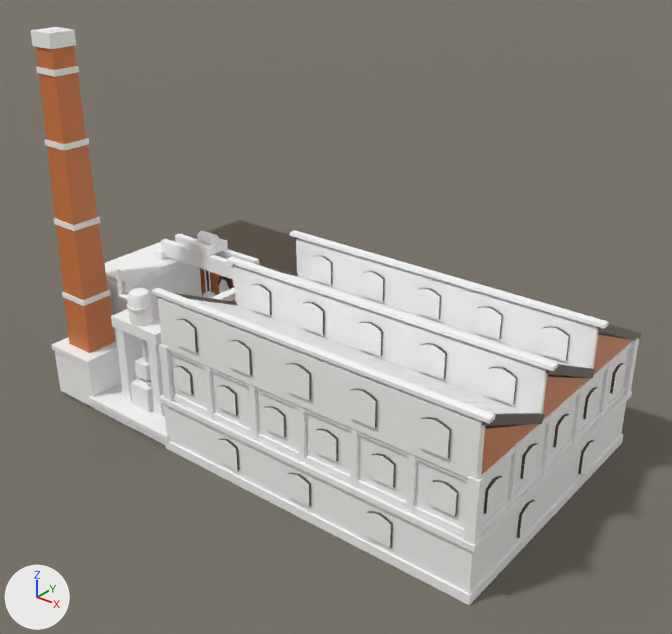
The Blender file src/DeepFrontier/Art/Source/PrecisionMachineWorks-ReferenceStudy.blend: old version first, new version second.
The view is the same before and after, from a 50 mm camera at (4.66, -13.71, 8.99) aimed at (-4.09, -2.76, 2.21). Every picture has the same lights, and +X, +Y and +Z are marked at lower left. The picture after the commit comes second.

In view in the first picture: 'Plane', 'PrecisionMachineWorks.Architecture', 'PrecisionMachineWorks.CraneBridge' and 1 more.
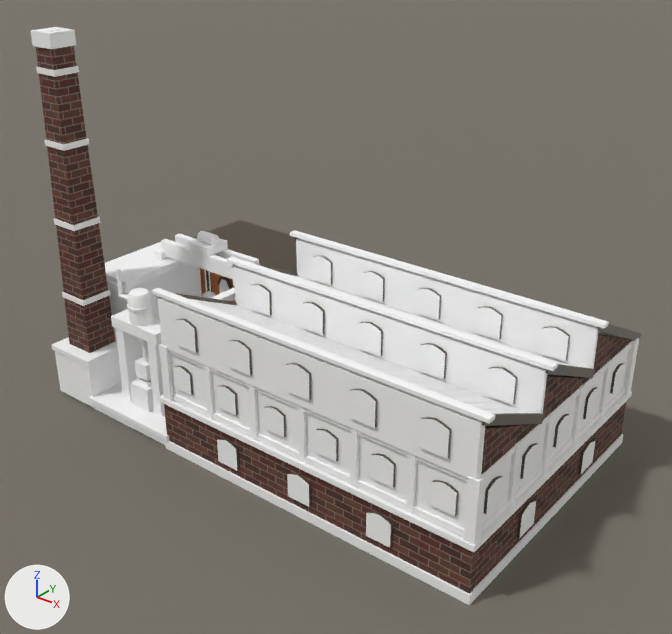
Where the change shows, as pixel boxes [x1, y1, x2, y2] in the pictures (672 x 634 px):
part 1 of me_precisionmachineworks_architecture, recoloured: [469, 402, 626, 593] in both
part 2 of me_precisionmachineworks_architecture, recoloured (grey to brown): [206, 424, 473, 593] in both
part 3 of me_precisionmachineworks_architecture, recoloured (grey to brown): [164, 404, 208, 460] in both
part 4 of me_precisionmachineworks_architecture, recoloured (darker): [36, 46, 116, 353] in both
part 5 of me_precisionmachineworks_architecture, recoloured: [481, 334, 632, 475] in both

Edits to the bpy script that builds the scene:
```text
Add img_dfindustrial06_basecolor_png:
    img_dfindustrial06_basecolor_png = load_image('DFIndustrial06.BaseColor.png', '../../AssetBundles/Resources/Materials/DeepFrontierIndustrial/DFIndustrial06.BaseColor.png', 512, 512, 'sRGB')
Add mat_referencebrick:
    mat_referencebrick = bpy.data.materials.new('ReferenceBrick')
    # colours: white #ffffff
    # uses the picture img_dfindustrial06_basecolor_png
Change me_precisionmachineworks_architecture:
    where me_precisionmachineworks_architecture.from_pydata(...)  # 6266 vertices, 3126 faces; spans x -9.08..0.1, y -5.06..0.26, z -0.03..6.64
    used by ob_precisionmachineworks_architecture; location = (0.0, 0.0, 0.0)
    me_precisionmachineworks_architecture part 1: 5 of the faces centred in x -3.0..0.0, y -2.97..0.0, z 0.49 switch from mat_plaster_white_ironteeth (its picture is missing) to mat_referencebrick
    me_precisionmachineworks_architecture part 2: 2 of the faces centred in x -3.0..-0.5, y -5.0, z 0.49 switch from mat_plaster_white_ironteeth (its picture is missing) to mat_referencebrick
    me_precisionmachineworks_architecture part 3: 1 of the faces centred in x -5.5, y -5.0, z 0.49 switch from mat_plaster_white_ironteeth (its picture is missing) to mat_referencebrick
    me_precisionmachineworks_architecture part 4: 32 of the faces centred in x -8.79..-8.21, y -4.79..-4.21, z 1.34..6.16 switch from mat_plaster_orange_ironteeth (its picture is missing) to mat_referencebrick
    me_precisionmachineworks_architecture part 5: 15 of the faces centred in x -0.11..-0.03, y -4.9..-0.84, z 1.99..2.35 switch from mat_plaster_orange_ironteeth (its picture is missing) to mat_referencebrick
```
